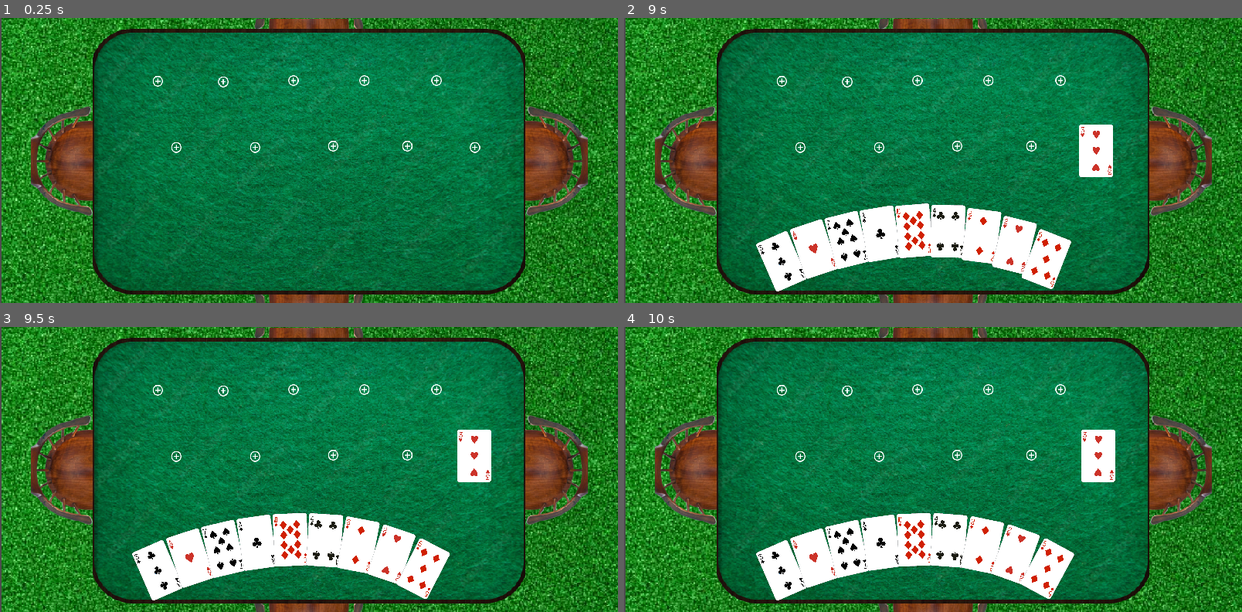
Above: before the commit, frames 1-4 (two rows, left to right).
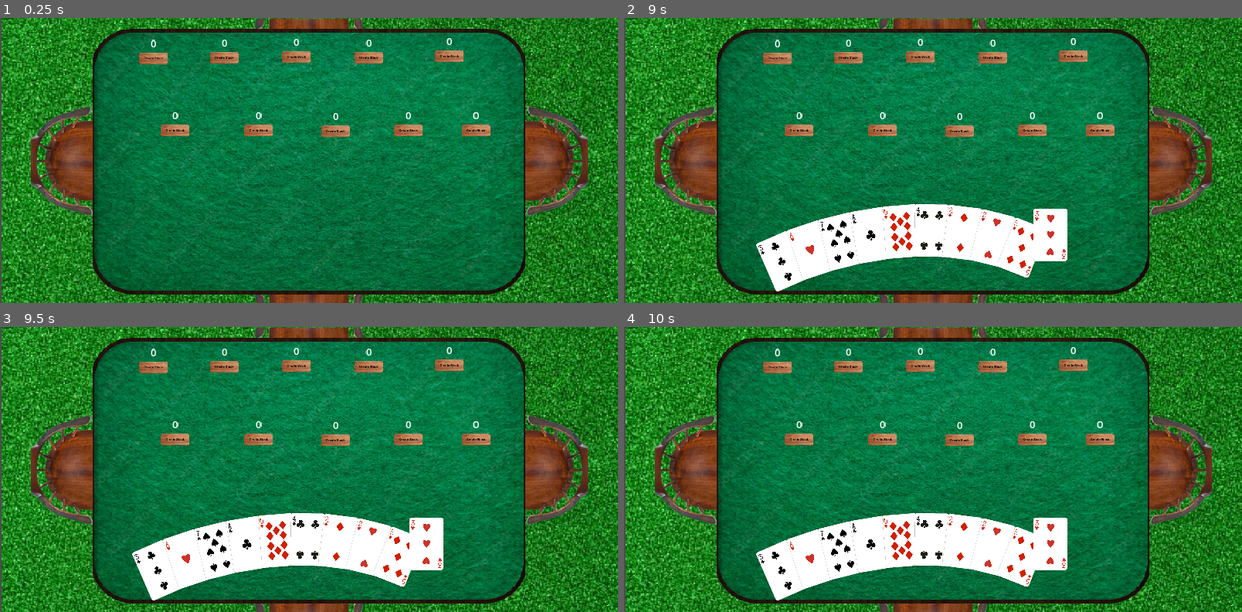
Above: after the commit, the same moments.

Repository: SizoDevelops/CardGame
Game: Godot game, scene res://main.tscn
Same seed, same stepped clock (60 frames per second), same inputs: the game is played once before the commit and once after it.
Inputs (mouse positions are in pixels of both pictures, inside the frame that each line leads up to):
- Up to frame 1 (0.25 s): no input
- Up to frame 2 (9 s): tap Enter at 0.5 s; drag from (778, 80) to (1099, 146) at 0.52 s; drag from (778, 260) to (933, 226) at 1.27 s; move the mouse to (827, 243) at 2.02 s; click (827, 243) at 2.17 s; drag from (840, 240) to (1019, 248) at 2.77 s; drag from (871, 234) to (778, 80) at 3.52 s; drag from (902, 231) to (1050, 260) at 4.27 s; move the mouse to (933, 231) at 5.02 s; click (933, 231) at 5.17 s; drag from (963, 231) to (1099, 146) at 5.77 s; drag from (994, 237) to (1099, 146) at 6.52 s; drag from (1019, 248) to (902, 231) at 7.27 s; move the mouse to (1050, 260) at 8.02 s; click (1050, 260) at 8.17 s; drag from (1099, 146) to (933, 231) at 8.77 s
- Up to frame 3 (9.5 s): no input
- Up to frame 4 (10 s): move the mouse to (1118, 512) at 9.52 s; click (1118, 512) at 9.67 s

The runs differ from the first frame. In frame 1, 2.3% of the frame differs, in the area x 22-80%, y 7-48%; in frame 2, 5.6%, in the area x 22-80%, y 7-96%; in frame 3, 5.6%; in frame 4, 5.6%.

Commit message:
Creating stacks complete first demo

Diff:
--- a/main.tscn
+++ b/main.tscn
@@ -25,34 +25,34 @@
 position = Vector2(-1, -1)
 
 [node name="TableArea" parent="Controller" instance=ExtResource("6_mr4ny")]
-position = Vector2(237, 94)
+position = Vector2(230, 111)
 
 [node name="TableArea3" parent="Controller" instance=ExtResource("6_mr4ny")]
-position = Vector2(716, 194)
+position = Vector2(717, 220)
 
 [node name="TableArea4" parent="Controller" instance=ExtResource("6_mr4ny")]
-position = Vector2(614, 192)
+position = Vector2(615, 220)
 
 [node name="TableArea5" parent="Controller" instance=ExtResource("6_mr4ny")]
-position = Vector2(502, 192)
+position = Vector2(505, 221)
 
 [node name="TableArea6" parent="Controller" instance=ExtResource("6_mr4ny")]
-position = Vector2(384, 194)
+position = Vector2(389, 220)
 
 [node name="TableArea7" parent="Controller" instance=ExtResource("6_mr4ny")]
-position = Vector2(658, 93)
+position = Vector2(677, 108)
 
 [node name="TableArea8" parent="Controller" instance=ExtResource("6_mr4ny")]
-position = Vector2(549, 93)
+position = Vector2(555, 110)
 
 [node name="TableArea9" parent="Controller" instance=ExtResource("6_mr4ny")]
-position = Vector2(442, 93)
+position = Vector2(446, 109)
 
 [node name="TableArea10" parent="Controller" instance=ExtResource("6_mr4ny")]
-position = Vector2(336, 95)
+position = Vector2(337, 110)
 
 [node name="TableArea11" parent="Controller" instance=ExtResource("6_mr4ny")]
-position = Vector2(265, 194)
+position = Vector2(263, 220)
 
 [connection signal="id_set" from="Controller/TableArea" to="Controller/PlayerHand" method="_on_table_area_id_set"]
 [connection signal="input_event" from="Controller/TableArea" to="Controller/PlayerHand" method="_on_table_area_input_event"]
--- a/scenes/create_stack.tscn
+++ b/scenes/create_stack.tscn
@@ -1,5 +1,8 @@
 [gd_scene format=3 uid="uid://803qs6qmb16j"]
 
 [node name="CreateStack" type="Button"]
-offset_right = 8.0
-offset_bottom = 8.0
+offset_right = 120.0
+offset_bottom = 52.0
+theme_override_colors/font_color = Color(0.973535, 0.973535, 0.973535, 1)
+theme_override_font_sizes/font_size = 15
+text = "Create Stack"
--- a/scenes/table_area.tscn
+++ b/scenes/table_area.tscn
@@ -1,23 +1,57 @@
-[gd_scene load_steps=4 format=3 uid="uid://dbeh2b6r8kfks"]
+[gd_scene load_steps=5 format=3 uid="uid://dbeh2b6r8kfks"]
 
 [ext_resource type="Texture2D" uid="uid://bpb6fkiwam5av" path="res://other/add.png" id="1_gupju"]
 [ext_resource type="Script" path="res://scripts/table_area.gd" id="1_js0a6"]
+[ext_resource type="Texture2D" uid="uid://d0diym2na8uvc" path="res://other/button_unclicked.png" id="2_bn818"]
 
 [sub_resource type="RectangleShape2D" id="RectangleShape2D_op6u8"]
-size = Vector2(33, 42)
+size = Vector2(45, 16)
 
 [node name="TableArea" type="Area2D"]
+position = Vector2(-1, -2)
 script = ExtResource("1_js0a6")
 
+[node name="ButtonUnclicked" type="Sprite2D" parent="."]
+light_mask = 512
+visibility_layer = 512
+z_index = 544
+position = Vector2(0.538462, -50.25)
+scale = Vector2(0.448718, 0.448718)
+texture = ExtResource("2_bn818")
+
 [node name="CollisionShape2D" type="CollisionShape2D" parent="."]
-position = Vector2(-0.5, 1)
+z_index = 600
+position = Vector2(0.538462, -50.25)
 shape = SubResource("RectangleShape2D_op6u8")
 
-[node name="Area" type="Marker2D" parent="."]
-
 [node name="Add" type="Sprite2D" parent="."]
+visible = false
 position = Vector2(0, 1)
 scale = Vector2(0.649038, 0.649038)
 texture = ExtResource("1_gupju")
 
+[node name="Area" type="Marker2D" parent="."]
+position = Vector2(0, 2)
+
+[node name="HSlider" type="HSlider" parent="."]
+visible = false
+offset_left = -44.0
+offset_top = -13.0
+offset_right = 46.0
+offset_bottom = 3.0
+max_value = 10.0
+
+[node name="Label" type="Label" parent="."]
+anchors_preset = 5
+anchor_left = 0.5
+anchor_right = 0.5
+offset_left = -19.0
+offset_top = -84.0
+offset_right = 21.0
+offset_bottom = -61.0
+grow_horizontal = 2
+horizontal_alignment = 1
+vertical_alignment = 1
+clip_text = true
+
 [connection signal="input_event" from="." to="." method="_on_input_event"]
--- a/scripts/card.gd
+++ b/scripts/card.gd
@@ -21,8 +21,8 @@
 
 signal active_card(node)
 signal card_selected(node)
-
-
+signal add_to_stack(node)
+signal remove_from_stack(node)
 
 
 func set_selectable(val):
@@ -100,6 +100,12 @@
 	if card != self:
 		off_focus()
 
+func table_card(card):
+	if card == self:
+
+		emit_signal("add_to_stack", self)
+
+
 func _on_input_event(viewport, event, shape_idx):
 	if touchable:
 
@@ -107,15 +113,15 @@
 
 			if selected_card:
 				if event.button_index == MOUSE_BUTTON_LEFT and event.pressed || event.is_pressed():
-					print("something")
 					off_focus()
+					emit_signal("remove_from_stack", self)
 					selected_card = false
 
 			elif !selected_card:
 
 				if  event.button_index == MOUSE_BUTTON_LEFT and event.pressed || event.is_pressed():
 					make_focus()
-					selected_card = true
+
 
 
 
--- a/scripts/hand.gd
+++ b/scripts/hand.gd
@@ -10,6 +10,7 @@
 @export var card_scale = Vector2(0.6, 0.6)
 var index = 0
 var rng
+var stack = []
 
 func _ready():
 	# Create an instance of the RandomNumberGenerator
@@ -61,6 +62,10 @@
 			hand[i].connect("active_card", Callable(self, "_active_card"))
 		if not hand[i].is_connected("card_selected", Callable(self, "_card_selected")):
 			hand[i].connect("card_selected", Callable(self, "_card_selected"))
+		if not hand[i].is_connected("add_to_stack", Callable(self, "_add_to_stack")):
+			hand[i].connect("add_to_stack", Callable(self, "_add_to_stack"))
+		if not hand[i].is_connected("remove_from_stack", Callable(self, "_remove_from_stack")):
+			hand[i].connect("remove_from_stack", Callable(self, "_remove_from_stack"))
 
 func place_cards():
 	var path_length = $Path2D.curve.get_baked_length()
@@ -124,23 +129,47 @@
 var selected = false
 
 func _active_card(card):
-
 	for i in hand.size():
 		hand[i].make_active(card)
 
-
+	for cards in table_holder:
+		for c in cards["stack"]:
+			c.table_card(card)
 	selected_card = card
+
+var total = 0
+
+func _add_to_stack(card):
+	if not stack.has(card):
+		stack.append(card)
+	var temp = 0
+	for i in stack:
+		temp += i.cardvalue
+	total = temp
+	print("total  = ", total)
+
+func _remove_from_stack(card):
+	stack.erase(card)
+	var temp = 0
+	for i in stack:
+		temp += i.cardvalue
+	total = temp
+	print("total  = ", total)
 
 func give_hand():
 	return hand
 
 
 
-func is_position_occupied(position: Vector2) -> bool:
-
-	for card in table_holder:
-
-		if card.stack.size() > 0 and card.stack[card.stack.size() - 1].position.distance_to(position) < 50:  # Assuming card_size is a function or constant
+func card_stack(card):
+	if card in stack and stack.size() > 1:
+		return true
+	return false
+
+func is_position_occupied(position):
+
+	for cards in table_holder:
+		if (cards.stack.size() > 0 and cards.stack[cards.stack.size() - 1].position.distance_to(position) < 50) :  # Assuming card_size is a function or constant
 			return true
 	return false
 
@@ -167,39 +196,130 @@
 	return elem.stack.size() > 0
 
 
-func _on_table_area_id_set(id, event):
-	table_card_pos = to_local(event.position)
-	if selected_card and !is_position_occupied(table_card_pos) and selected_card.selected_card:
-		selected_card.move_card(table_card_pos, 0.0)
-
-		# Remove the card from any stack it currently belongs to
-		for stack in table_holder:
-			if selected_card in stack["stack"]:
-				stack["stack"].erase(selected_card)
-
-		# Add the card to the appropriate stack or create a new stack if it doesn't exist
-		var found_stack = false
-
-		for stack in table_holder:
-			if stack["id"] == id:
-				if not selected_card in stack["stack"]:
-					stack["stack"].append(selected_card)
-				found_stack = true
-				break
-
-		if not found_stack:
-			table_holder.append({"stack": [selected_card], "id": id})
-
-		# Remove any empty stacks
-		table_holder = table_holder.filter(full)
-
-		selected_card.handposition = table_card_pos
-		selected_card.handrotation = 0.0
-		selected_card.selected_card = false
-		hand.erase(selected_card)
+
+var slider_shown = false
+var slider_id = ""
+func show_slider(slider, id):
+	var has_card = false
+
+	for card in table_holder:
+		if card["id"] == id and card["stack"].size() > 0:
+			has_card = true
+
+	if !slider.visible and !selected_card and !has_card and table_holder.size() > 0 and !slider_shown and (slider_id != id || slider_id == ""):
+		slider.visible = true
+		slider_shown = true
+		slider_id = id
+
+	elif slider_id == id:
+		slider.visible = false
+		slider_shown = false
+		slider_id = ""
+
+
+
+
+func _on_table_area_id_set(id, node, value, slider):
+
+
+	table_card_pos = node.get_global_position()
+	show_slider(slider, id)
+
+	if slider.value == 0 || total != slider.value:
+		for card in stack:
+			card.off_focus()
+
+
+	var card_found = false
+	for table_stack in table_holder:
+			if selected_card in table_stack["stack"]:
+				card_found = true
+
+
+	if selected_card and !is_position_occupied(table_card_pos) and selected_card.selected_card and !card_found and !has_stack(selected_card ):
+
+		slider.value = selected_card.cardvalue
+		add_card(selected_card, id, slider.value)
+
+
+
+		print(table_holder)
 		selected_card = null
-
-		place_cards()
+	else:
+
+
+
+		if (stack.size() > 1 and total == value) and !card_on_table():
+			for card in stack:
+				add_card(card, id, value)
+
+		elif stack.size() > 1 and total == value and card_on_table()  and is_position_occupied(table_card_pos) and has_stack(selected_card):
+			for card in stack:
+				add_card(card, id, value)
+
+		for card in table_holder:
+			if card["stack"].size() > 1:
+				for i in card["stack"]:
+					i.touchable = false
+		stack.clear()
+		selected_card = null
 		print(table_holder)
-	else:
-		print(id)
+		print(stack)
+
+func has_stack(card):
+	var has_stack = false
+	for st in table_holder:
+		if st["value"] == card.cardvalue || st["value"] == total:
+			return true
+	return false
+func card_on_table():
+
+	for stacks in table_holder:
+		if stacks["stack"].size() == 1 and stacks["stack"][0].cardvalue == total:
+			return true
+	return false
+
+func add_card(card, id, value):
+	card.move_card(table_card_pos, 0.0)
+
+	# Remove the card from any stack it currently belongs to
+	for stack in table_holder:
+		if card in stack["stack"]:
+			stack["stack"].erase(card)
+
+	# Add the card to the appropriate stack or create a new stack if it doesn't exist
+	var found_stack = false
+
+	for stack in table_holder:
+		if stack["id"] == id:
+			if not card in stack["stack"]:
+				stack["stack"].append(card)
+			found_stack = true
+			break
+
+	if not found_stack:
+		table_holder.append({"stack": [card], "id": id, "value": value})
+
+	# Remove any empty stacks
+	table_holder = table_holder.filter(full)
+
+	card.handposition = table_card_pos
+	card.handrotation = 0.0
+	card.selected_card = false
+	if card in hand:
+		hand.erase(card)
+
+
+
+	place_cards()
+
+
+func check_placer(id):
+	var stack_total = 0
+	for table in table_holder:
+		if table['id'] == id:
+			for card in table["stack"]:
+				stack_total += card.cardvalue
+	if total == stack_total or stack_total == 0:
+		return true
+	else: return false
--- a/scripts/table_area.gd
+++ b/scripts/table_area.gd
@@ -3,9 +3,12 @@
 
 
 var area_id = ""
-signal  id_set(id, event:InputEvent)
+signal  id_set(id, node, value, slider)
+var stack_size = 0
 
 func _ready():
+	$HSlider.connect("value_changed", Callable(self, "_on_HSlider_value_changed"))
+	$Label.text = str($HSlider.min_value)
 	# Create an instance of the RandomNumberGenerator
 	var rng = RandomNumberGenerator.new()
 
@@ -30,10 +33,12 @@
 
 	return id
 
-
-
+func _on_HSlider_value_changed(value):
+	# Update the label with the current value of the slider
+	$Label.text = str(value)
+	stack_size = value
 
 func _on_input_event(viewport, event, shape_idx):
 	if event is InputEventMouseButton:
 		if event.button_index == MOUSE_BUTTON_LEFT and event.pressed:
-			emit_signal("id_set", area_id, event)
+			emit_signal("id_set", area_id, $Area, stack_size, $HSlider)
Binary file added: other/button_unclicked.png
Not shown, added: other/button_unclicked.png.import
